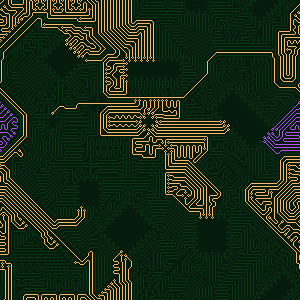
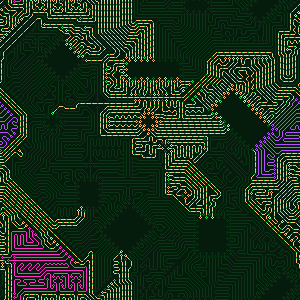
Before/after of a 300px x 300px layered artwork. What changed in the layer stack:
showed "frame 1", painted on it over [0, 0, 300, 300]
painted on "animated paths" over [0, 0, 300, 300]
painted on "circuit" over [129, 86, 169, 96]
